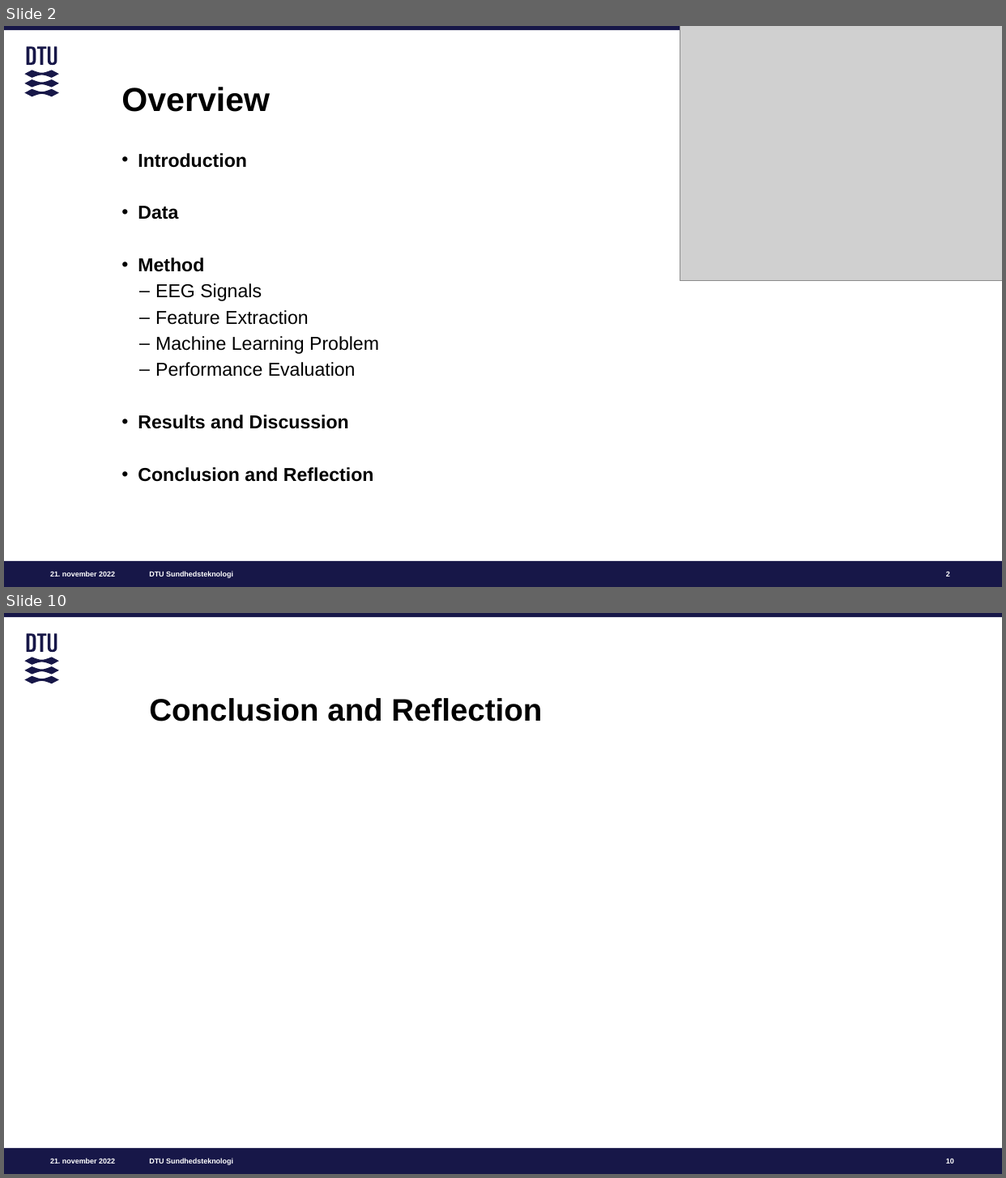
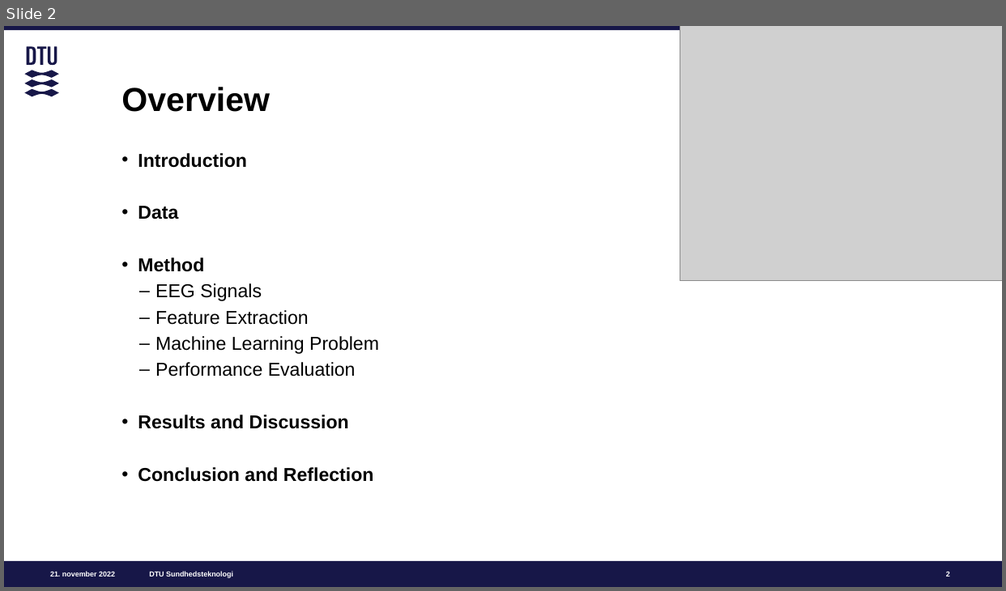
Before and after one commit to m-nguyen98/bsc_project, a slide deck: papers/BSc_Presentation.pptx. Shown one above the other, each under a label of ours: slides 2 and 10 before the commit, slide 2 after it; the slides between them are not shown. The pictures are 1006x1178 and 1006x591 pixels, drawn with LibreOffice and Linux fonts; fonts in the diff are those of the drawing; grey boxes stand for pictures. Boxes give left, top, right and bottom in pixels: in the first picture for what was removed or moved away, otherwise in the second. Text is boxed around its words. In the diff, an @@ line names an element or a change of style, - is before the commit and + after.

```diff
--- a/papers/BSc_Presentation.pptx
+++ b/papers/BSc_Presentation.pptx
@@ slide 10 removed at <box>4,613,1002,1174</box>, background #FFFFFF; not listed: 5 template elements that a slide beside it also shows @@
@@ title removed at <box>149,698,542,722</box> @@
-Conclusion and Reflection
@@ page number removed at <box>946,1159,954,1164</box> @@
-10
```
Also in this commit, not shown: 4 slides changed, 11 slides added, 3 other slides removed.
